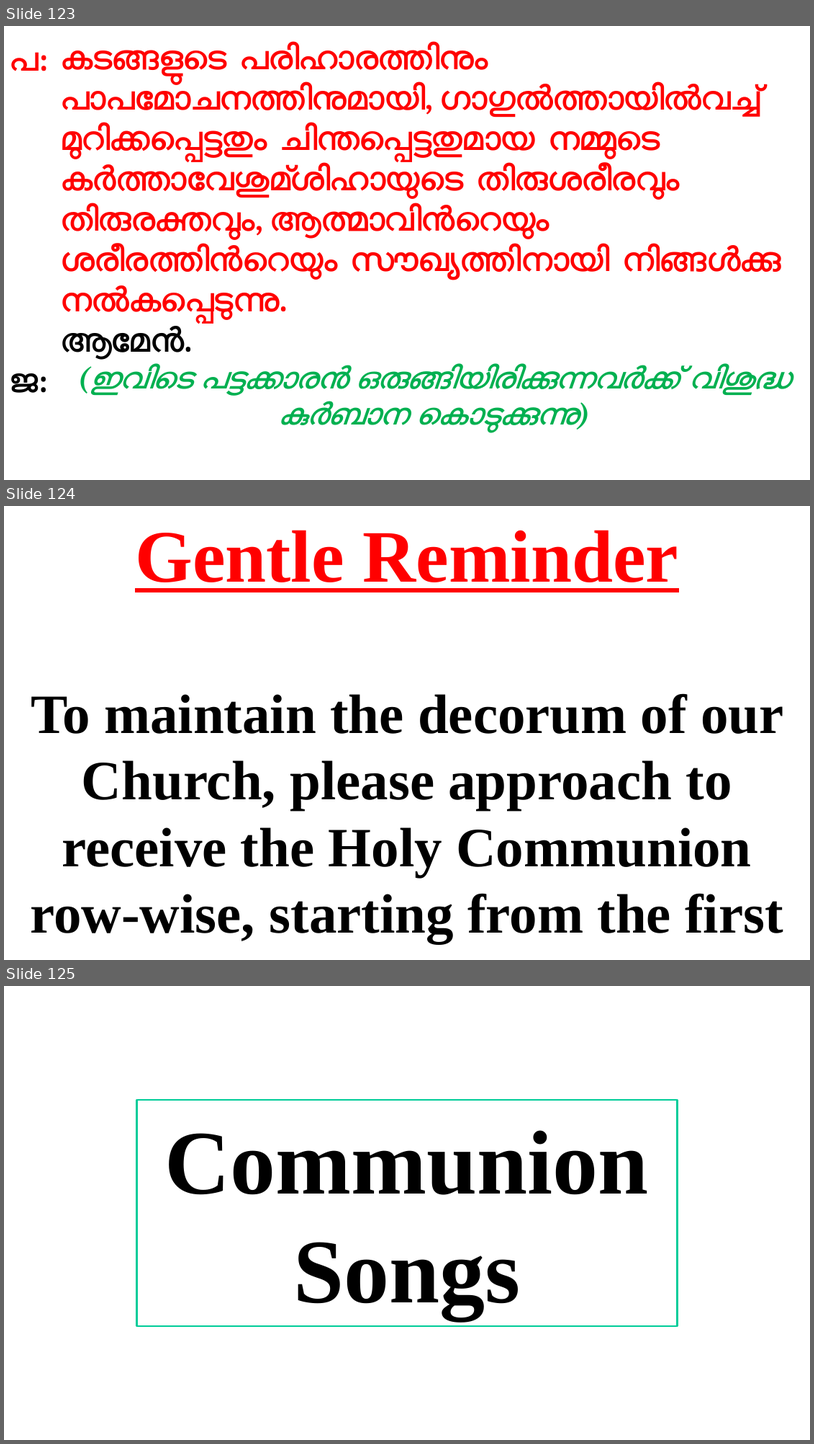
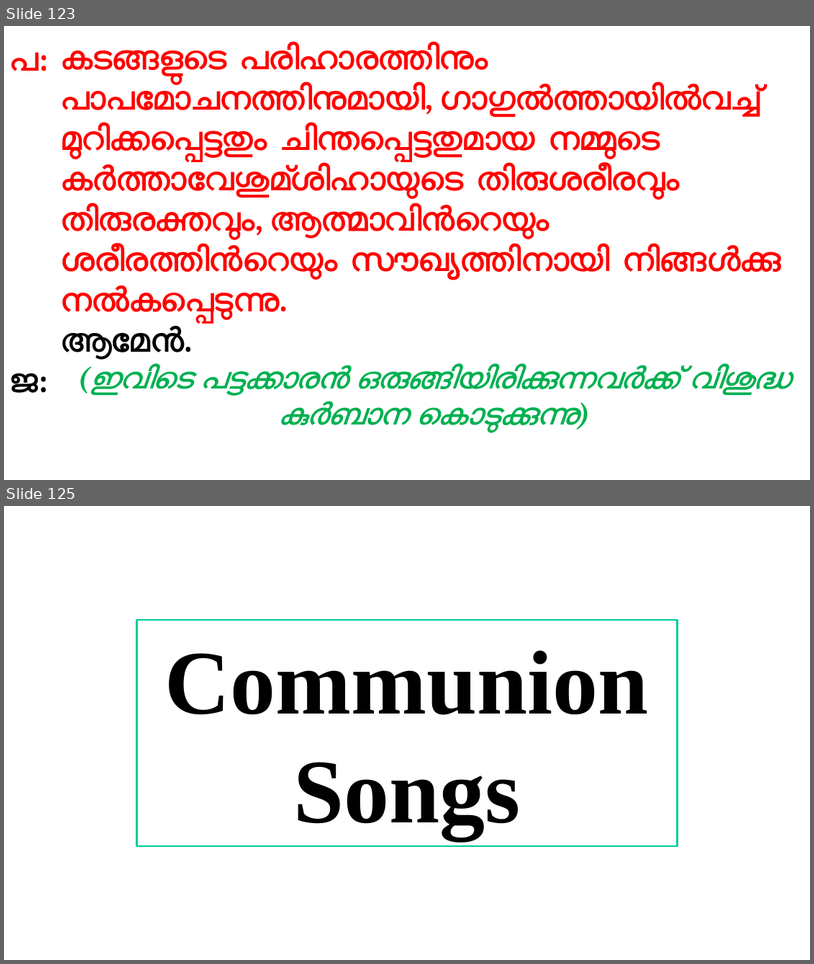
Before and after one commit to gijocode/Church_PPT_Utility, a slide deck: templates/malayalam_service_template.pptx. Shown one above the other, each under a label of ours: slides 123, 124 and 125 before the commit, slides 123 and 125 after it; the slides between them are not shown. The pictures are 814x1444 and 814x964 pixels, drawn with LibreOffice and Linux fonts; fonts in the diff are those of the drawing. Boxes give left, top, right and bottom in pixels: in the first picture for what was removed or moved away, otherwise in the second. Text is boxed around its words. In the diff, an @@ line names an element or a change of style, - is before the commit and + after.

```diff
--- a/templates/malayalam_service_template.pptx
+++ b/templates/malayalam_service_template.pptx
@@ slide 124 removed at (4,506,810,960), background #FFFFFF @@
@@ text removed at (30,530,784,943) @@
-Gentle Reminder
-To maintain the decorum of our Church, please approach to receive the Holy Communion row-wise, starting from the first row.
```
Also in this commit, not shown: 2 slides added, 1 other slide removed, 1 other file.
